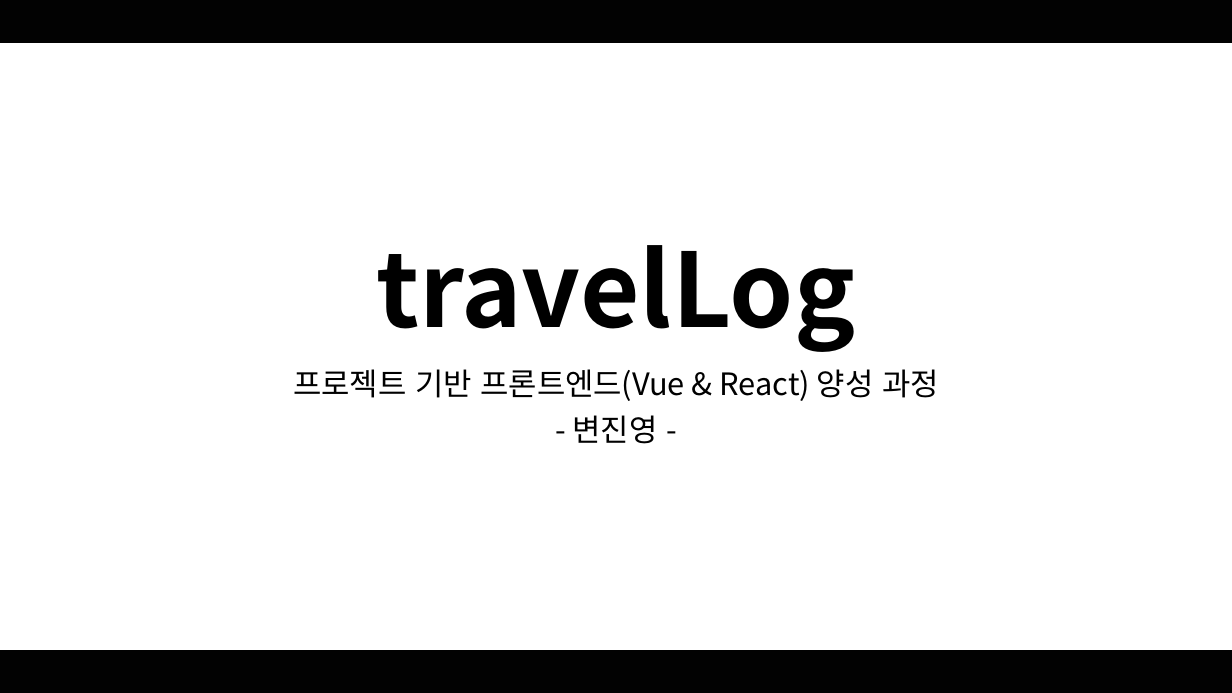
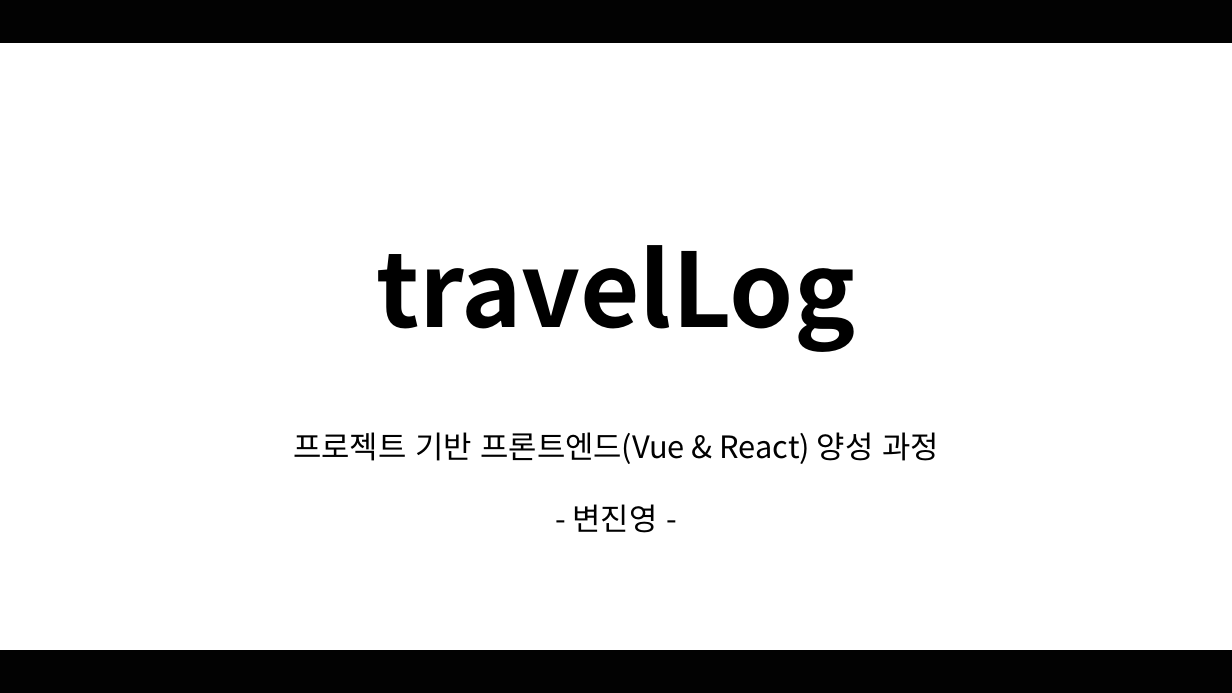
Before and after one commit to Sydneylog/travellog, a slide deck: slide 1 of travelLog.pptx. Drawn at 1232x693 pixels with LibreOffice and Linux fonts; fonts in the diff are those of the drawing. Boxes give left, top, right and bottom in pixels: in the first picture for what was removed or moved away, otherwise in the second. Text is boxed around its words. In the diff, an @@ line names an element or a change of style, - is before the commit and + after.

```diff
--- a/travelLog.pptx
+++ b/travelLog.pptx
@@ subtitle "프로젝트 기반 프론트엔드(Vue & React) ...": place and size @@
-subtitle "프로젝트 기반 프론트엔드(Vue & React) ..." at [293,369,939,444]
+subtitle "프로젝트 기반 프론트엔드(Vue & React) ..." at [293,432,939,533]
@@ subtitle "프로젝트 기반 프론트엔드(Vue & React) ..." at [293,432,939,533]: line spacing 0.9 to 1.6 @@
```
Also in this commit, not shown: 4 other slides changed, 4 other files.
